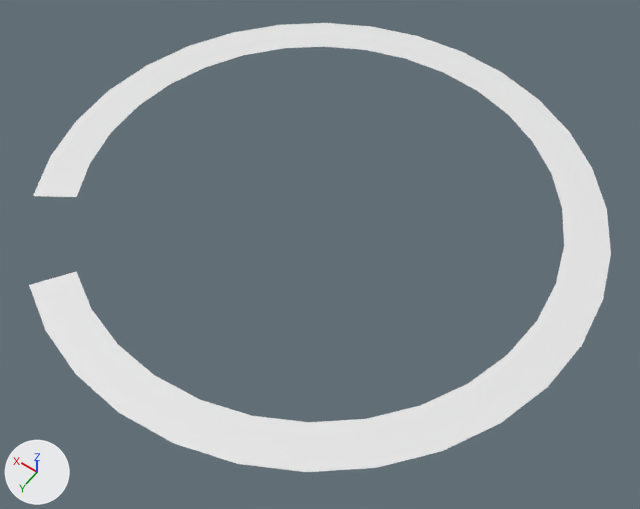
Two versions of the FBX model Assets/Luna/3D Models/ring.fbx, one commit apart.
Rendered twice from a 50 mm camera at (-3.21, 4.46, 6.24) aimed at (-0.2, 0.25, -0.37). Every picture has the same lights, and +X, +Y and +Z are marked at lower left. Where no turn or scale is listed for an object, it has been applied to the vertices.

Before the edit, the objects in view are built like this:
```python
me_circle = bpy.data.meshes.new('Circle')
me_circle.from_pydata(...)  # 62 vertices, 30 faces; spans x -2.68..2.68, y -2.68..2.68, z 0.0
ob_circle = bpy.data.objects.new('Circle', me_circle)
ob_circle.location = (0.0, 0.0, 0.0)
```
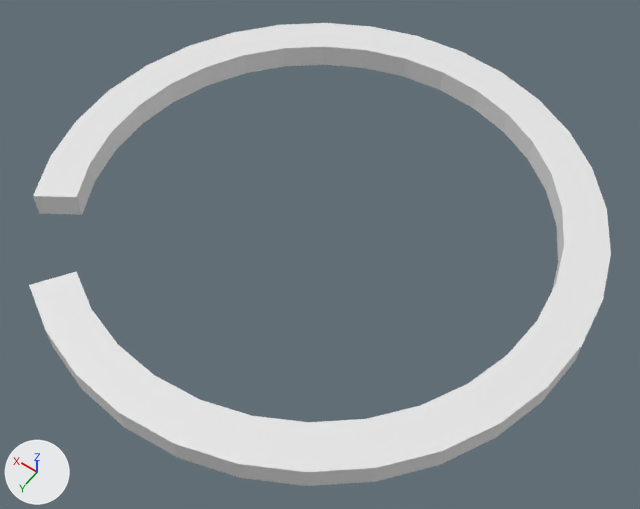
Pixel boxes (x1, y1, x2, y2) of what changed, in the pictures (640 x 509 px):
'Circle', reshaped
    before: (29, 23, 611, 472)
    after: (29, 23, 611, 486)
part 1 of me_circle, added
    after: (33, 47, 600, 486)

The change in detail:
me_circle is used by ob_circle; location (0.0, 0.0, 0.0).
me_circle had 62 vertices, 30 faces and spanned x -2.68..2.68, y -2.68..2.68, z 0.0.
me_circle now has 124 vertices, 122 faces and spans x -2.68..2.68, y -2.68..2.68, z -0.25..0.0.
Part 1, on me_circle:
62 new vertices lie (0.0, 0.0, -0.25) away from vertices in x -2.68..2.68, y -2.68..2.68, z 0.0.
92 new faces join them.
